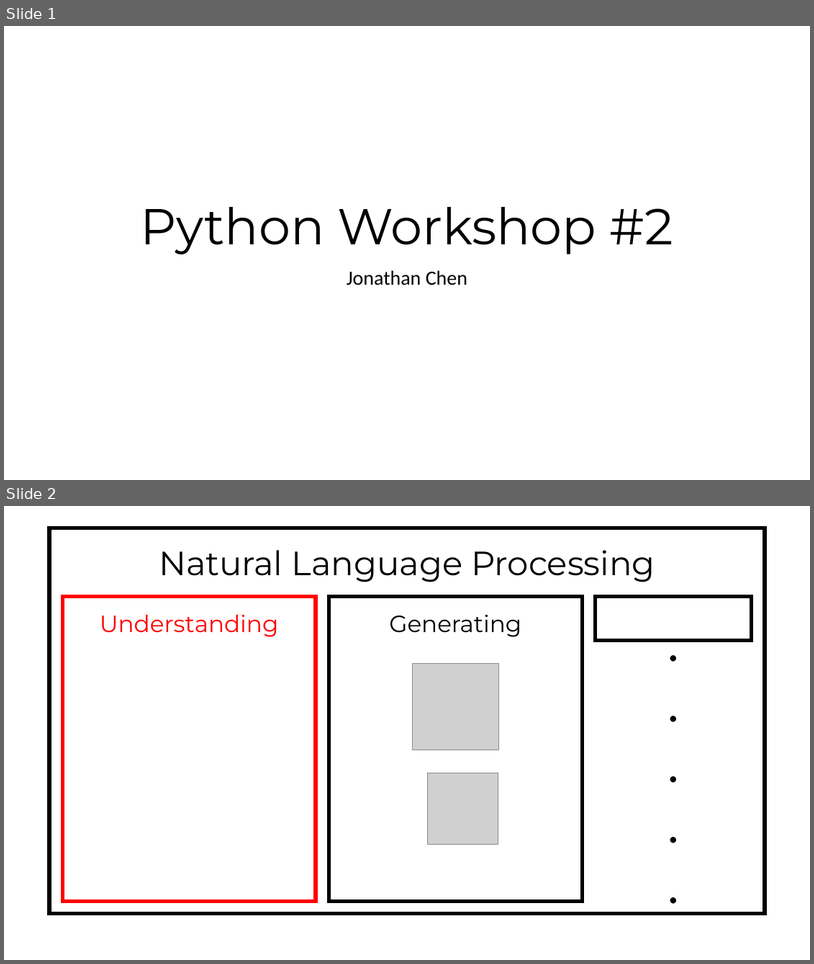
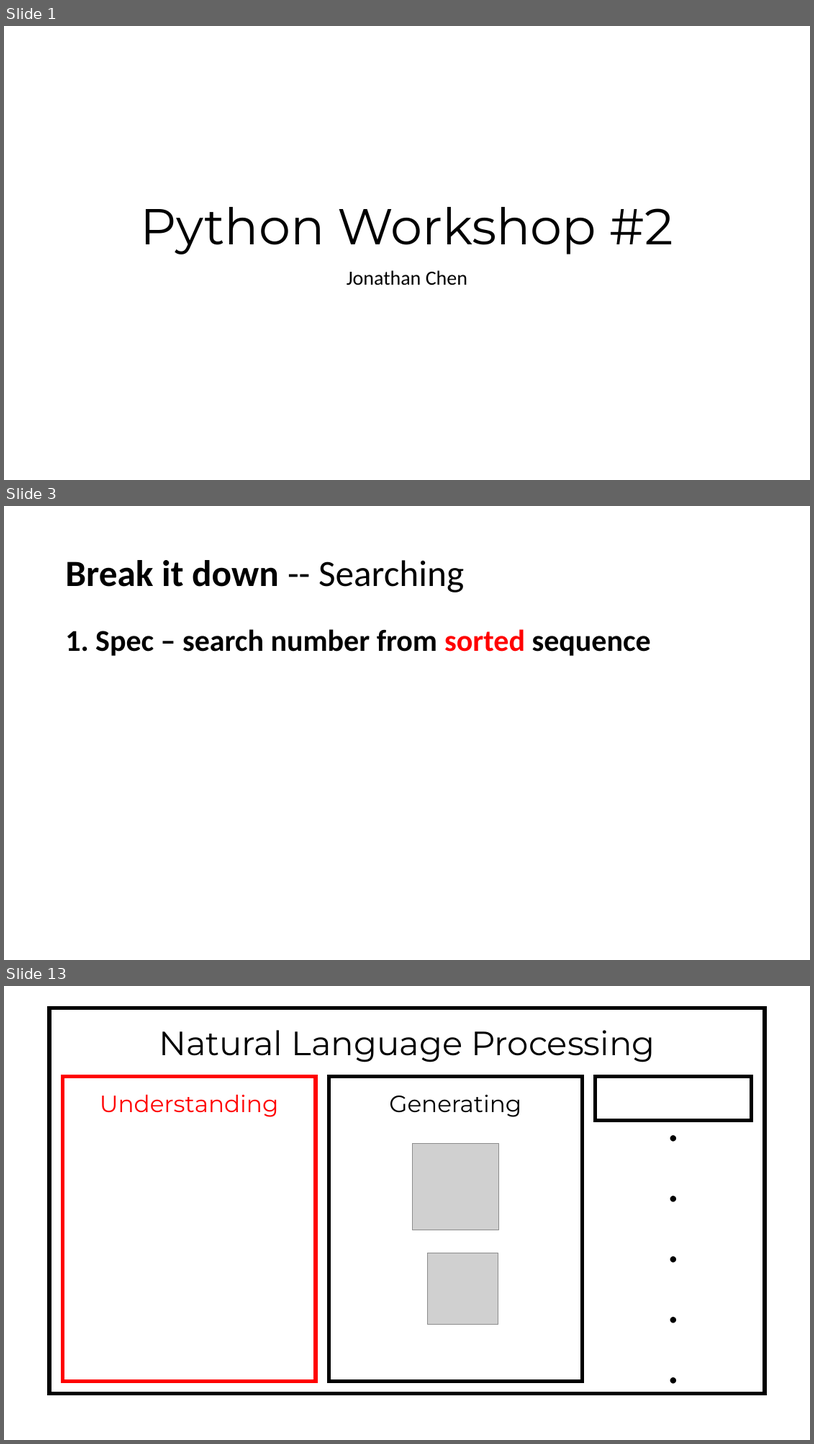
Before and after one commit to Chenct-jonathan/25ss_PyLab, a slide deck: slides/Python_Workshop_2.pptx. Shown one above the other, each under a label of ours: slides 1 and 2 before the commit, slides 1, 3 and 13 after it; the slides between them are not shown. The pictures are 814x964 and 814x1444 pixels, drawn with LibreOffice and Linux fonts; fonts in the diff are those of the drawing; grey boxes stand for pictures. Boxes give left, top, right and bottom in pixels: in the first picture for what was removed or moved away, otherwise in the second. Text is boxed around its words. In the diff, an @@ line names an element or a change of style, - is before the commit and + after.

```diff
--- a/slides/Python_Workshop_2.pptx
+++ b/slides/Python_Workshop_2.pptx
@@ slide 3 added at [4, 506, 810, 960], background #FFFFFF @@
@@ title added at [65, 560, 464, 592], 44 pt, text #000000, bold @@
+Break it down -- Searching
@@ text added at [65, 629, 651, 656], 36 pt, text #000000, bold @@
+1. Spec – search number from sorted sequence
@@ what was slide 2 is now slide 13 @@
```
Also in this commit, not shown: 1 slide changed, 11 other slides added, 3 slides removed.
